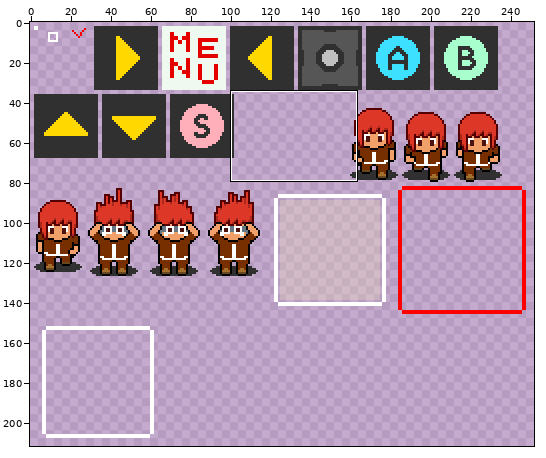
File history of a sprite sheet, cocos2dx_playground/Resources/textures/texture_001.png. The picture above shows the old version from afar; the outline marks the close-up.
Close-up. First the earlier version:
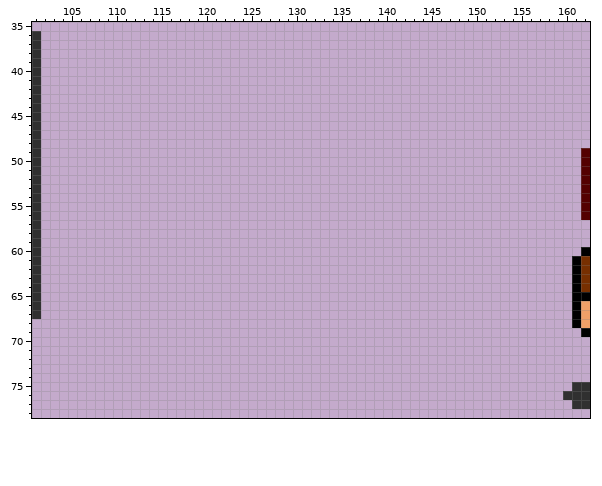
The file is 256x256 pixels. Colours within 5 levels of each other are drawn and written as one. Shown: x 101..162, y 35..78. The old version is drawn lined up with the new one. The wide view leaves out empty margins.
New version:
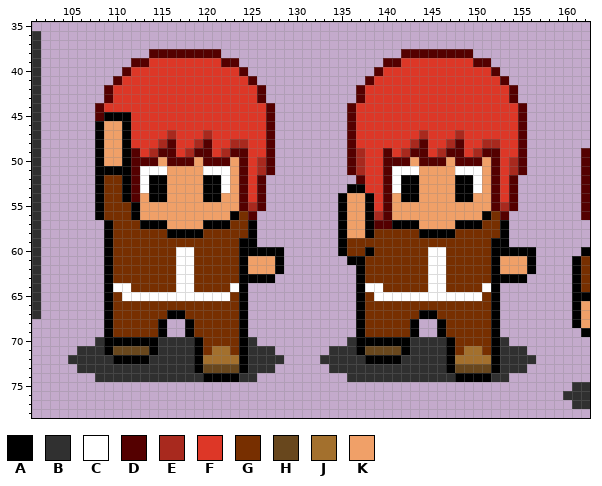
Palette (. is transparent): A #000000  B #303030  C #ffffff  D #540000  E #a8291e  F #dd3727  G #772f00  H #68471d  J #a3702d  K #f0a068
Edits made:
drawings rearranged on the sheet (the old picture shows each at its new place)
@@ x 101..162 @@
 37 B.............................................................
-38 B.............................................................
-39 B.............................................................
-40 B.............................................................
-41 B.............................................................
-42 B.............................................................
-43 B.............................................................
-44 B.............................................................
-45 B.............................................................
-46 B.............................................................
-47 B.............................................................
-48 B.............................................................
-49 B............................................................D
-50 B............................................................D
-51 B............................................................D
-52 B............................................................D
-53 B............................................................D
-54 B............................................................D
-55 B............................................................D
-56 B............................................................D
-57 B.............................................................
-58 B.............................................................
-59 B.............................................................
-60 B............................................................A
-61 B...........................................................AG
-62 B...........................................................AG
-63 B...........................................................AG
-64 B...........................................................AG
-65 B...........................................................AA
-66 B...........................................................AK
-67 B...........................................................AK
-68 ............................................................AK
-69 .............................................................A
-70 ..............................................................
-71 ..............................................................
-72 ..............................................................
-73 ..............................................................
-74 ..............................................................
+38 B............DDDDDDDD....................DDDDDDDD.............
+39 B..........DDFFFFFFFFDD................DDFFFFFFFFDD...........
+40 B.........DFFFFFFFFFFFFD..............DFFFFFFFFFFFFD..........
+41 B........DFFFFFFFFFFFFFFD............DFFFFFFFFFFFFFFD.........
+42 B.......DFFFFFFFFFFFFFFFFD..........DFFFFFFFFFFFFFFFFD........
+43 B.......DFFFFFFFFFFFFFFFFD..........DFFFFFFFFFFFFFFFFD........
+44 B......DFFFFFFFFFFFFFFFFFFD........DFFFFFFFFFFFFFFFFFFD.......
+45 B......DAAAFFFFFFFFFFFFFFFD........DFFFFFFFFFFFFFFFFFFD.......
+46 B......AKKAFFFFFFFFFFFFFFFD........DFFFFFFFFFFFFFFFFFFD.......
+47 B......AKKAFFFFEFFFEFFFFFFD........DFFFFFFFEFFFEFFFFFFD.......
+48 B......AKKAFFFEDFFEDFFEEFFD........DFFFFFFEDFFEDFFEEFFD.......
+49 B......AKKADFEDDFEDDFEDDFFD........DEFFDFEDDFEDDFEDDFFD......D
+50 B......AKKADDDKDDDKDDDKDFED........DEFFDDDKDDDKDDDKDFED......D
+51 B......AAAADCCCKKKKCCCKDFED........DEFFDCCCKKKKCCCKDFED......D
+52 B......AGGADCAAKKKKAACKDFD..........DFFDCAAKKKKAACKDFD.......D
+53 B......AGGADCAAKKKKAACKDFD.........AAFFDCAAKKKKAACKDFD.......D
+54 B......AGGADKAAKKKKAAKKDFD........AKKAFDKAAKKKKAAKKDFD.......D
+55 B......AGGGAKKKKKKKKKKKDED........AKKAFDKKKKKKKKKKKDED.......D
+56 B......AGGGAKKKKKKKKKKAGD.........AKKAEDKKKKKKKKKKAGD........D
+57 B.......AGGGAAAKKKKAAAGGA.........AKKADDAAAKKKKAAAGGA.........
+58 B.......AGGGGGGAAAAGGGGGA.........AKKAGGGGGAAAAGGGGGA.........
+59 B.......AGGGGGGGGGGGGGGAA.........AGGGGGGGGGGGGGGGGAA.........
+60 B.......AGGGGGGGCCGGGGGAAAAA......AGGAGGGGGGCCGGGGGAAAAA.....A
+61 B.......AGGGGGGGCCGGGGGAKKKA.......AAGGGGGGGCCGGGGGAKKKA....AG
+62 B.......AGGGGGGGCCGGGGGAKKKA........AGGGGGGGCCGGGGGAKKKA....AG
+63 B.......AGGGGGGGCCGGGGGAAAA.........AGGGGGGGCCGGGGGAAAA.....AG
+64 B.......ACCGGGGGCCGGGGCA............ACCGGGGGCCGGGGCA........AG
+65 B.......AGCCCCCCCCCCCCGA............AGCCCCCCCCCCCCGA........AA
+66 B.......AGGGGGGGGGGGGGGA............AGGGGGGGGGGGGGGA........AK
+67 B.......AGGGGGGAAGGGGGGA............AGGGGGGAAGGGGGGA........AK
+68 ........AGGGGGA..AGGGGGA............AGGGGGA..AGGGGGA........AK
+69 ........AGGGGGA..AGGGGGA............AGGGGGA..AGGGGGA.........A
+70 .......BAAAAAABBBBAGGGGAB..........BAAAAAABBBBAGGGGAB.........
+71 .....BBBAHHHHABBBBAGJJGABBB......BBBAHHHHABBBBAGJJGABBB.......
+72 ....BBBBBAAAABBBBBAJJJJABBBB....BBBBBAAAABBBBBAJJJJABBBB......
+73 .....BBBBBBBBBBBBBAHHHHABBB......BBBBBBBBBBBBBAHHHHABBB.......
+74 .......BBBBBBBBBBBBAAAABB..........BBBBBBBBBBBBAAAABB.........
 75 ............................................................BB
Changed places in both close-ups, as pixel boxes (x1, y1, x2, y2):
added: (68, 49, 536, 382)
